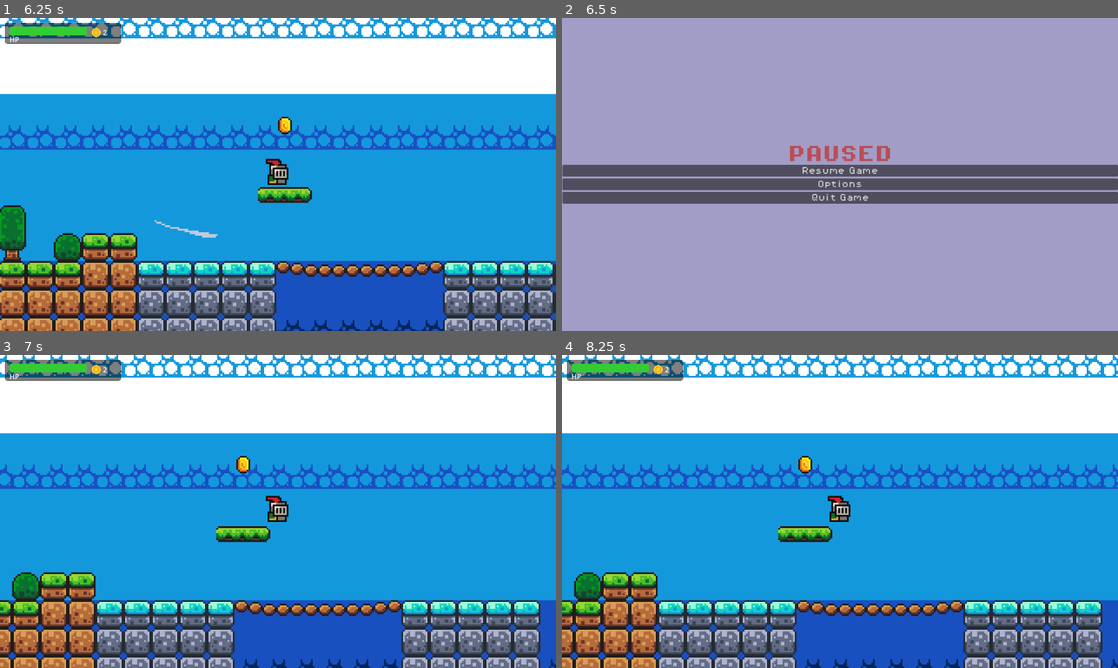
Above: before the commit, frames 1-4 (two rows, left to right).
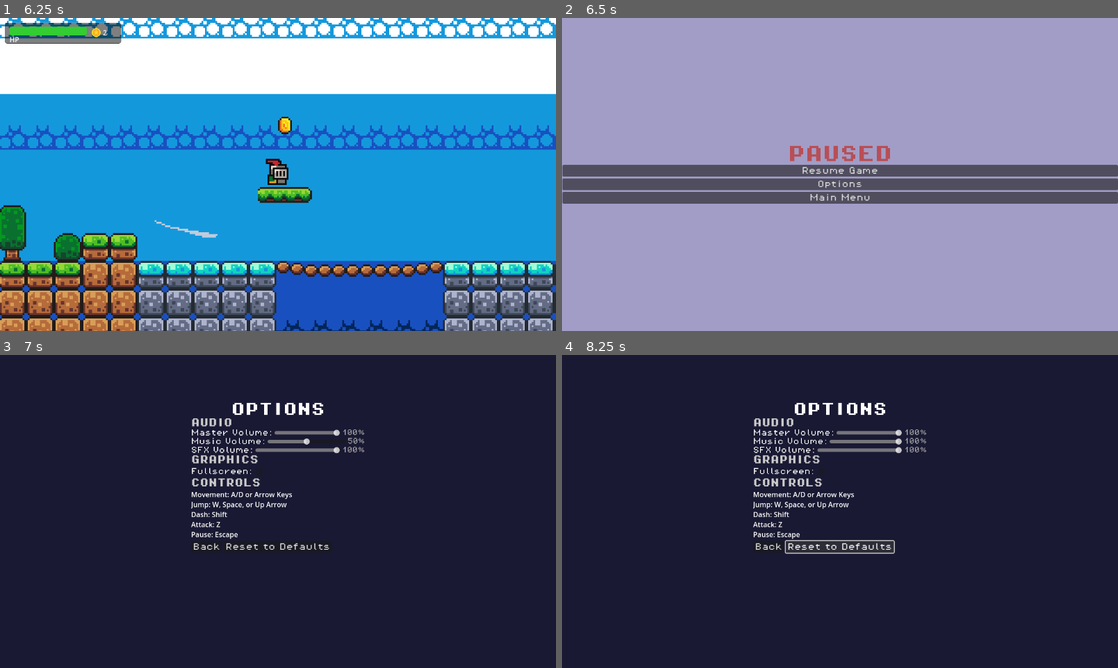
Above: after the commit, the same moments.

Repository: Kacprr/ThesisGameProject
Game: Godot game, scene res://Scenes/main_menu.tscn
Two runs of this game, one before a commit and one after it. Both use one fixed random seed, a clock stepped at 60 frames per second and the inputs below.
Inputs (mouse positions are in pixels of both pictures, inside the frame that each line leads up to):
- Up to frame 1 (6.25 s): click "Options" at 0.5 s; click "Back" at 1.25 s; click "Play" at 2 s; hold Z (attack) 2.78-3.53 s; hold Right (move_right) 2.78-4.28 s; tap Space (jump) at 3.02, 3.77, 5.27, 6.02 s; tap Shift (dash) at 3.6, 5.1 s; hold Left (move_left) 4.28-5.03 s; hold Z (attack) 4.28-5.03 s; hold Right (move_right) from 5.03 s (still down); hold Z (attack) from 5.78 s (still down)
- Up to frame 2 (6.5 s): keep holding Right (move_right); keep holding Z (attack); tap Escape (ui_cancel) at 6.4 s
- Up to frame 3 (7 s): release Right (move_right) at 6.5 s; release Z (attack) at 6.5 s; click "Options" at 6.5 s
- Up to frame 4 (8.25 s): tap Enter at 7.25 s; hold Left (move_left) 7.28-8 s; tap Shift (dash) at 7.35 s; tap Space (jump) at 7.52 s; click (840, 545) at 8 s, where only the run after the commit has a clickable "Reset to Defaults"

Frame 1 is identical in both runs. In frame 2, 0.1% of the frame differs, in the area x 44-56%, y 56-59%; in frame 3, 97%; in frame 4, 97%, in the area x 0-100%, y 0-100%.

Commit message:
made changes to menu handling
game manager now uses a new boolean varriable to remember state
options menu back button checks this boolean varriable to remember where to send the player
pause menu sends to options menu using change_scene_to_path now
needs testing to ensure the pause_var stays consistant

Diff:
--- a/ruinsofnorth/Scenes/pause_menu.tscn
+++ b/ruinsofnorth/Scenes/pause_menu.tscn
@@ -17,7 +17,7 @@
 color = Color(0.63235366, 0.6167795, 0.7763246, 1)
 
 [node name="VBoxContainer" type="VBoxContainer" parent="."]
-anchors_preset = -1
+anchors_preset = 15
 anchor_right = 1.0
 anchor_bottom = 1.0
 offset_left = 0.5
@@ -49,4 +49,4 @@
 layout_mode = 2
 theme_override_fonts/font = ExtResource("2_1och7")
 theme_override_font_sizes/font_size = 18
-text = "Quit Game"
+text = "Main Menu"
--- a/ruinsofnorth/Scripts/game_manager.gd
+++ b/ruinsofnorth/Scripts/game_manager.gd
@@ -1,6 +1,7 @@
 extends Node
 
 var score = 0
+var paused_var = false
 
 const PAUSE_MENU_SCENE =  preload("res://Scenes/pause_menu.tscn")
 
@@ -23,7 +24,7 @@
 func _process(delta):
 	if Input.is_action_just_pressed("ui_cancel") and not get_tree().paused:
 		get_tree().paused = true # Pause the game
-
+		paused_var = true
 		var pause_menu = PAUSE_MENU_SCENE.instantiate()
 		if pause_menu is Control:
 			pause_menu.set_anchors_and_offsets_preset(Control.PRESET_FULL_RECT)
--- a/ruinsofnorth/Scripts/options_menu.gd
+++ b/ruinsofnorth/Scripts/options_menu.gd
@@ -64,13 +64,8 @@
 		DisplayServer.window_set_mode(DisplayServer.WINDOW_MODE_WINDOWED)
 
 func _on_back_pressed():
-	if get_tree().paused:
-		var pause_menu = PAUSE_MENU_SCENE.instantiate()
-
-		if pause_menu is Control:
-			pause_menu.set_anchors_and_offsets_preset(Control.PRESET_FULL_RECT)
-			get_tree().root.add_child(pause_menu)
-			queue_free()
+	if GameManager.paused_var == true:
+		get_tree().change_scene_to_file("res://Scenes/game.tscn")
 	else:
 		get_tree().change_scene_to_file("res://Scenes/main_menu.tscn")
 
--- a/ruinsofnorth/Scripts/pause_menu.gd
+++ b/ruinsofnorth/Scripts/pause_menu.gd
@@ -27,13 +27,8 @@
 	resume_game()
 
 func _on_options_button_pressed():
-	var options_menu = OPTIONS_SCENE.instantiate()
-
-	if options_button is Control:
-		options_button.set_anchors_and_offsets_preset(Control.PRESET_FULL_RECT)
-
-	get_tree().root.add_child(options_menu)
-	queue_free() # Remove the Pause Menu
+	get_tree().change_scene_to_file("res://Scenes/options_menu.tscn")
+	resume_game()
 
 func _on_quit_button_pressed():
 	get_tree().quit()
--- a/ruinsofnorth/project.godot
+++ b/ruinsofnorth/project.godot
@@ -17,6 +17,7 @@
 [autoload]
 
 Music="*res://Scenes/music.tscn"
+GameManager="*res://Scripts/game_manager.gd"
 
 [display]
 
